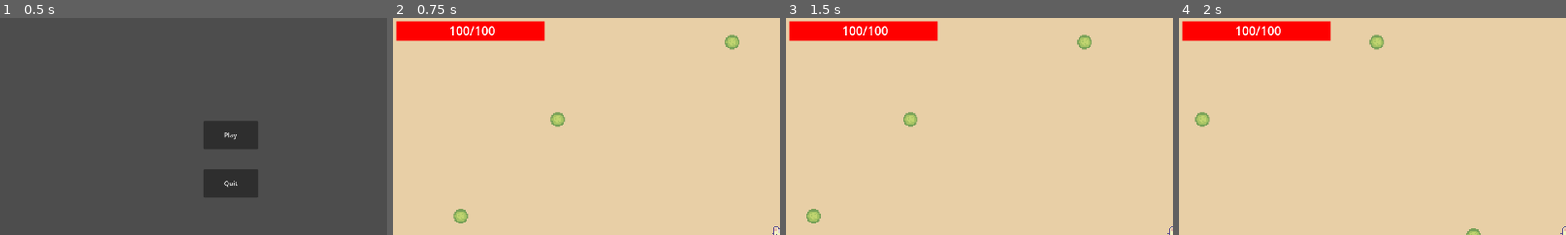
Above: before the commit, frames 1-4 (left to right).
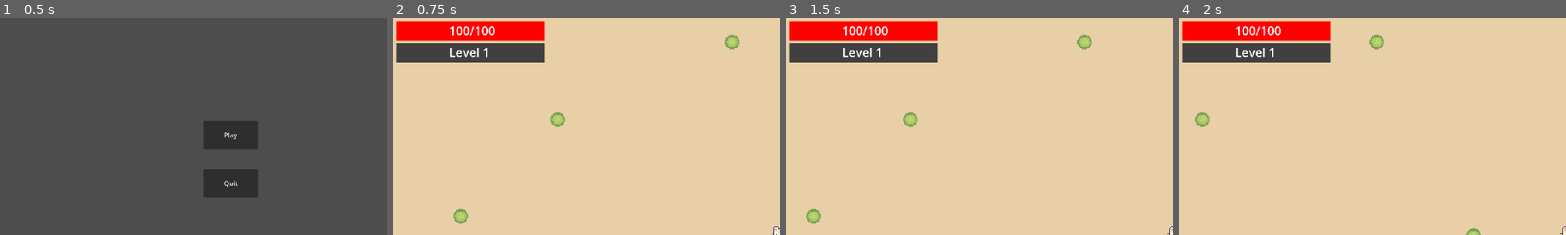
Above: after the commit, the same moments.

Repository: Aobies59/farm-survivors
Game: Godot game, scene res://scenes/main.tscn
Same seed, same stepped clock (60 frames per second), same inputs: the game is played once before the commit and once after it.
Inputs:
- Up to frame 1 (0.5 s): no input
- Up to frame 2 (0.75 s): click "Play" at 0.5 s
- Up to frame 3 (1.5 s): hold Right (Move Right) from 1.28 s (still down)
- Up to frame 4 (2 s): keep holding Right (Move Right)
The pictures show only the part of the screen within x 0-50%, y 0-50%; the shares and areas given below are measured in that part.

Frame 1 is identical in both runs. In frame 2, 3.4% of the frame differs, in the area x 0-40%, y 11-21%; in frame 3, 3.4%; in frame 4, 3.4%.

Commit message:
added experience

Diff:
--- a/scenes/world.tscn
+++ b/scenes/world.tscn
@@ -27,6 +27,24 @@
 
 [sub_resource type="LabelSettings" id="LabelSettings_lgw42"]
 font_size = 30
+
+[sub_resource type="GDScript" id="GDScript_18xgo"]
+resource_name = "experience"
+script/source = "extends Node2D
+
+var player
+var maxBarWidth
+
+# Called when the node enters the scene tree for the first time.
+func _ready() -> void:
+	maxBarWidth = $Full.size.x
+
+
+# Called every frame. 'delta' is the elapsed time since the previous frame.
+func _process(_delta: float) -> void:
+	$Label.text = \"Level \" + str(Global.playerLevel)
+	$Full.size.x = min(maxBarWidth*($\"../../Player\".experience/Global.levelUpExperience[Global.playerLevel]), maxBarWidth)
+"
 
 [sub_resource type="GDScript" id="GDScript_117ql"]
 resource_name = "slimeball"
@@ -249,6 +267,34 @@
 text = "100/100"
 label_settings = SubResource("LabelSettings_lgw42")
 
+[node name="Exp" type="Node2D" parent="UI"]
+position = Vector2(0, 54)
+script = SubResource("GDScript_18xgo")
+
+[node name="Full" type="ColorRect" parent="UI/Exp"]
+z_index = 1
+offset_left = 8.0
+offset_top = 8.0
+offset_right = 376.0
+offset_bottom = 56.0
+color = Color(0.145298, 0.781559, 3.85046e-07, 1)
+
+[node name="Empty" type="ColorRect" parent="UI/Exp"]
+offset_left = 8.0
+offset_top = 8.0
+offset_right = 376.0
+offset_bottom = 56.0
+color = Color(0.252028, 0.252028, 0.252028, 1)
+
+[node name="Label" type="Label" parent="UI/Exp"]
+z_index = 2
+offset_left = 139.0
+offset_top = 10.0
+offset_right = 253.0
+offset_bottom = 52.0
+text = "100/100"
+label_settings = SubResource("LabelSettings_lgw42")
+
 [node name="Abilities" type="Node2D" parent="UI"]
 script = ExtResource("6_l6u62")
 
--- a/scripts/chicken.gd
+++ b/scripts/chicken.gd
@@ -64,10 +64,13 @@
 
 	move_and_slide()
 
+func die():
+	player.get_experience(experience)
+	queue_free()
 
 func _on_hurt_box_area_entered(area: Area2D) -> void:
 	if area.is_in_group("Attack"):
 		health -= area.damage
 		area.hit()
 		if health <= 0:
-			queue_free()
+			die()
--- a/scripts/global.gd
+++ b/scripts/global.gd
@@ -9,11 +9,17 @@
 	mobs.CHICKEN: 1
 }
 
-var damageMultiplier = 1
-var healthMultiplier = 1
-var chickenSpawnRate = 1
+var damageMultiplier = 1.0
+var healthMultiplier = 1.0
+var chickenSpawnRate = 1.0
 
 # player
+var levelUpExperience = {
+	1 : 100,
+	2: 150,
+	3: 200
+}
+var playerLevel = 1
 var playerSpeed = 1
 enum abilities { SLIMEBALL }
 var abilitiesFrequency = {
--- a/scripts/player.gd
+++ b/scripts/player.gd
@@ -23,6 +23,7 @@
 }
 
 @export var health = 100
+@export var experience = 0.0
 
 var idleAnimationMapper := {
 	positions.DOWN: "Idle - Facing front",
@@ -119,6 +120,13 @@
 
 	move_and_slide()
 
+func get_experience(amount):
+	experience += amount
+	if experience >= Global.levelUpExperience[Global.playerLevel]:
+		if Global.levelUpExperience.get(Global.playerLevel + 1):
+			experience -= Global.levelUpExperience[Global.playerLevel]
+			Global.playerLevel += 1
+
 func die():
 	get_tree().change_scene_to_file("res://scenes/game_over.tscn")
 
--- a/scripts/world.gd
+++ b/scripts/world.gd
@@ -7,6 +7,9 @@
 var rng
 const X_RANGE = Vector2(16, 1456)
 const Y_RANGE = Vector2(16, 656)
+
+const INCREASE_DIFICULTY_INTERVAL = 10
+var timeSinceIncreasedDificulty = 0.0
 
 var mobScenes = {
 	Global.mobs.CHICKEN: chickenScene
@@ -54,3 +57,10 @@
 		if mobDeltas[currMob] >= Global.chickenSpawnRate:
 			mobDeltas[currMob] -= Global.chickenSpawnRate
 			spawnMob(currMob)
+
+	timeSinceIncreasedDificulty += delta
+	if timeSinceIncreasedDificulty >= INCREASE_DIFICULTY_INTERVAL:
+		Global.chickenSpawnRate -= 0.1
+		Global.damageMultiplier += 0.1
+		Global.healthMultiplier += 0.1
+		timeSinceIncreasedDificulty -= INCREASE_DIFICULTY_INTERVAL
Not shown: 1 places in scenes/world.tscn that only renumber resources
